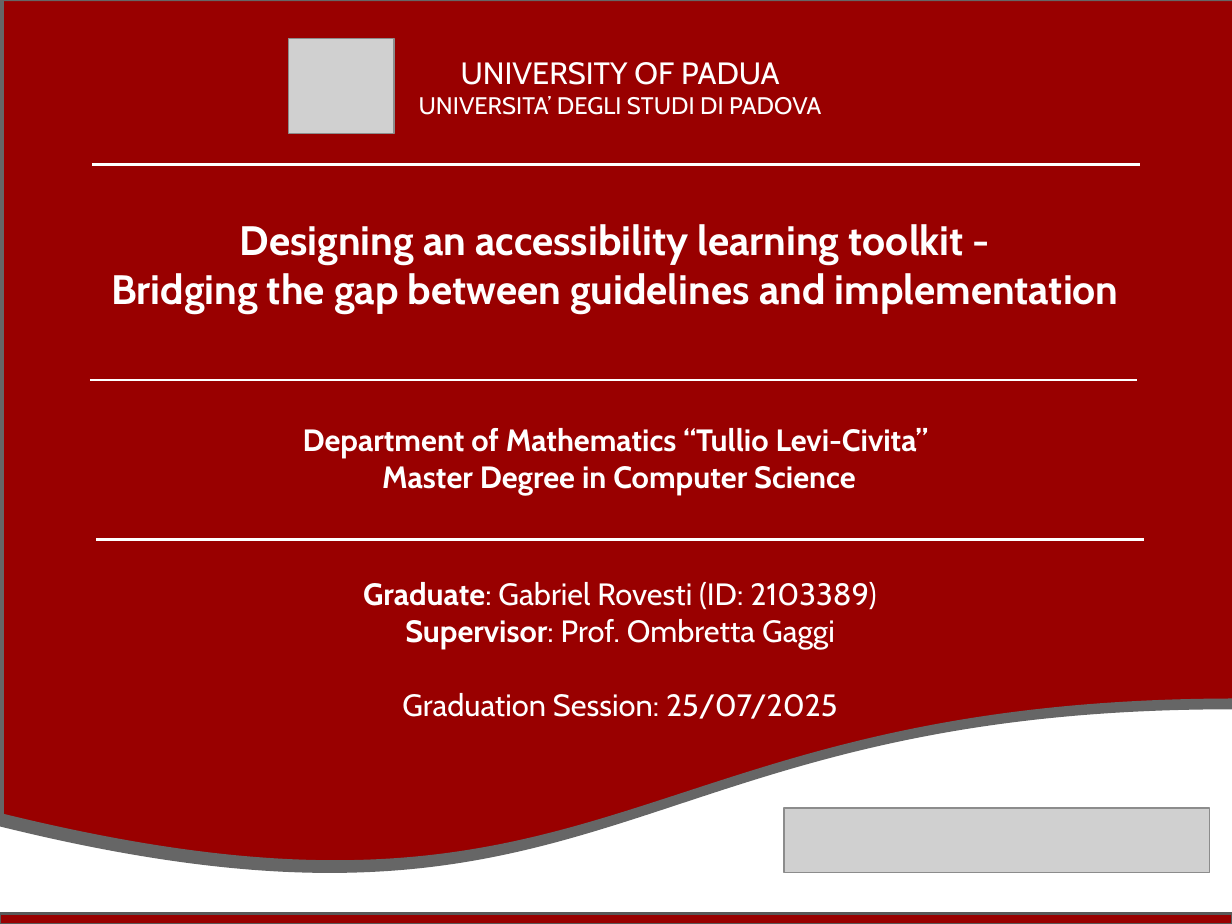
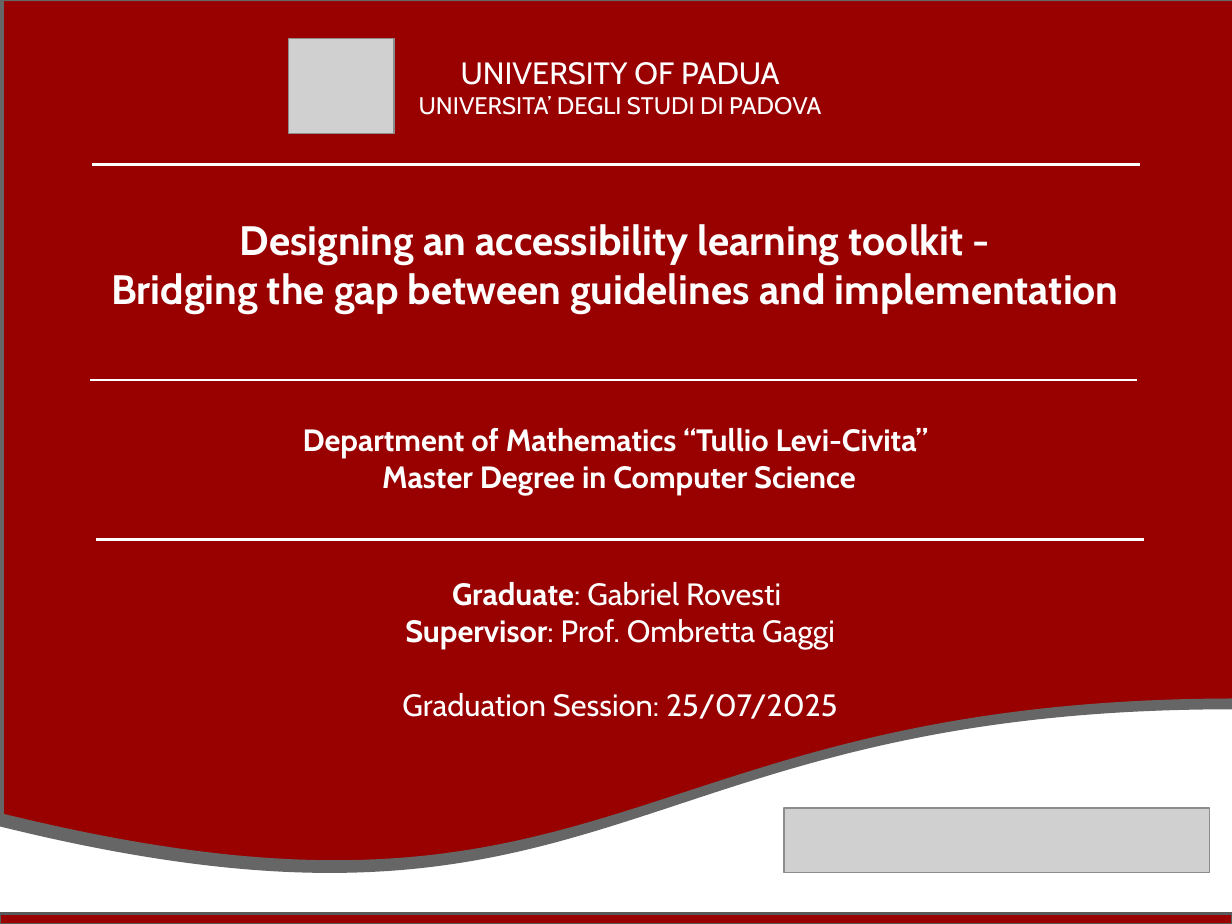
Before and after one commit to gabrielrovesti/Master-Thesis-UniPD, a slide deck: slide 1 of Thesis Presentation/Presentation Gabriel Rovesti.pptx. Drawn at 1232x924 pixels with LibreOffice and Linux fonts; fonts in the diff are those of the drawing; grey boxes stand for pictures. Boxes give left, top, right and bottom in pixels: in the first picture for what was removed or moved away, otherwise in the second. Text is boxed around its words. In the diff, an @@ line names an element or a change of style, - is before the commit and + after.

```diff
--- a/Thesis Presentation/Presentation Gabriel Rovesti.pptx
+++ b/Thesis Presentation/Presentation Gabriel Rovesti.pptx
@@ text at (452, 582, 781, 606): text changed @@
-Graduate: Gabriel Rovesti (ID: 2103389)
+Graduate: Gabriel Rovesti
```
Also in this commit, not shown: 7 other slides changed, 1 slide removed, 6 other files.
